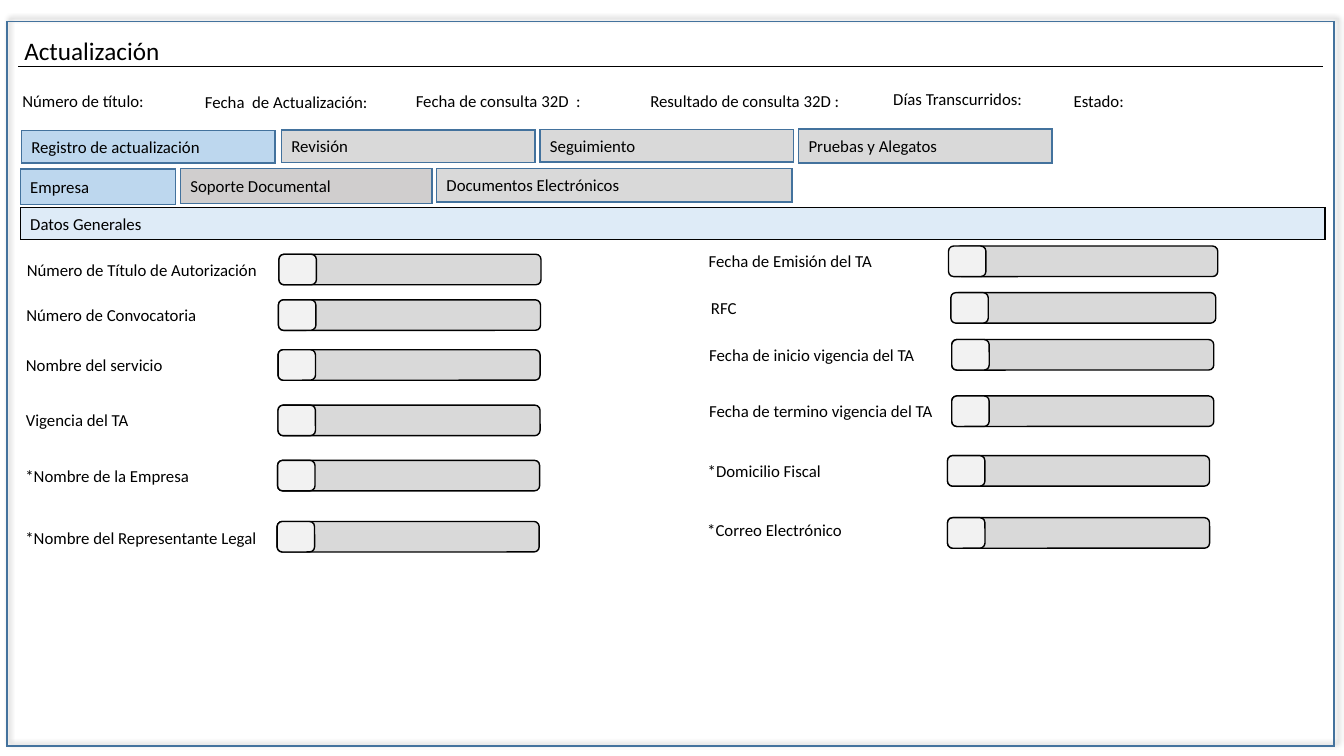
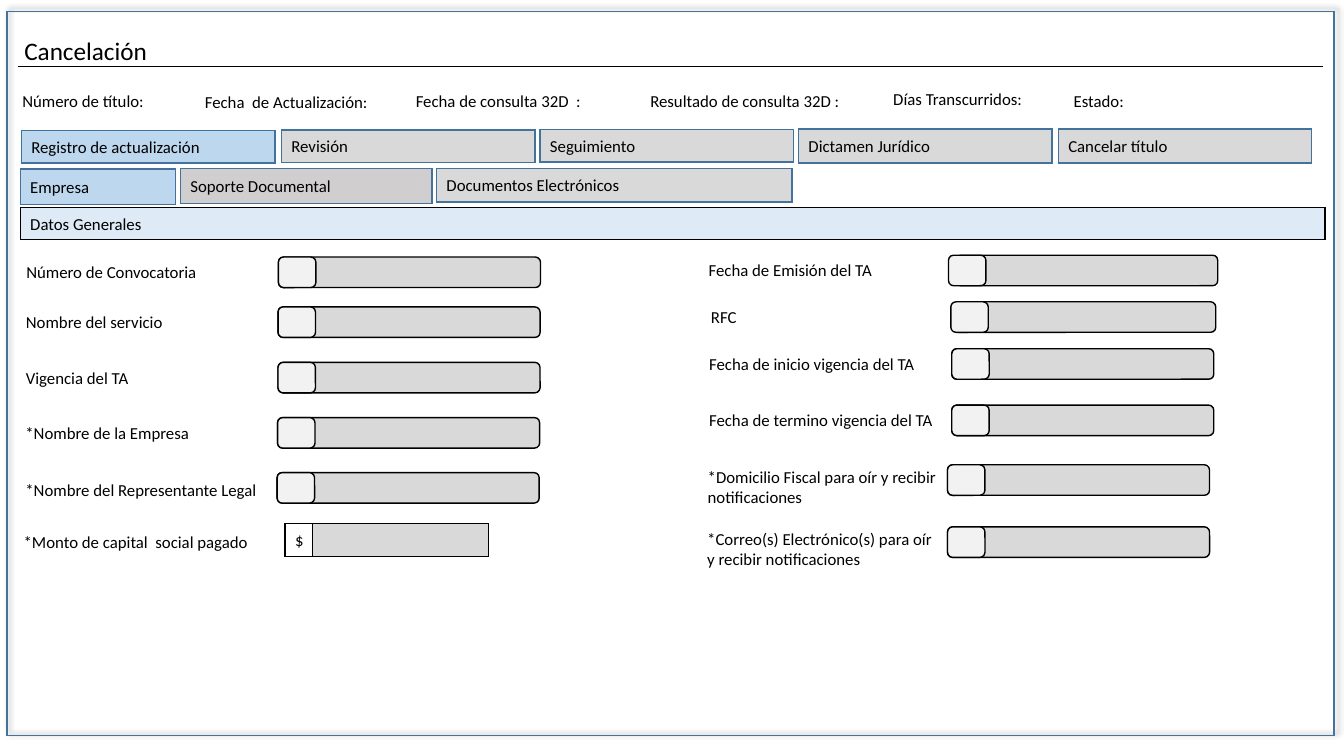
Before and after one commit to EDDIE83/Documentos, a slide deck: slide 10 of TAF 092019/Cancelación.pptx. Drawn at 1344x756 pixels with LibreOffice and Linux fonts; fonts in the diff are those of the drawing. Boxes give left, top, right and bottom in pixels: in the first picture for what was removed or moved away, otherwise in the second. Text is boxed around its words. In the diff, an @@ line names an element or a change of style, - is before the commit and + after.

```diff
--- a/TAF 092019/Cancelación.pptx
+++ b/TAF 092019/Cancelación.pptx
@@ rectangle: place and size @@
-rectangle at <box>7,21,1334,746</box>
+rectangle at <box>7,11,1334,736</box>
@@ text at <box>24,42,147,60</box>: text changed @@
-Actualización
+Cancelación
@@ text in rectangle at <box>808,140,930,152</box>: text changed @@
-Pruebas y Alegatos
+Dictamen Jurídico
@@ rectangle added at <box>1059,129,1312,163</box>, fill #D9D9D9, outline #43739E 1 pt, 12 pt, text #000000 @@
+Cancelar título
@@ text removed at <box>27,264,256,276</box> @@
-Número de Título de Autorización
@@ rounded rectangle removed at <box>279,254,541,284</box> @@
@@ rounded rectangle removed at <box>279,254,317,284</box> @@
@@ 4 rounded rectangles, 2 texts: place and size @@
-4 rounded rectangles, 2 texts at <box>26,299,540,380</box>
+4 rounded rectangles, 2 texts at <box>26,257,540,338</box>
@@ 4 rounded rectangles, 2 texts: place and size @@
-4 rounded rectangles, 2 texts at <box>25,405,540,491</box>
+4 rounded rectangles, 2 texts at <box>25,362,540,448</box>
@@ 2 rounded rectangles, 1 text: place and size @@
-2 rounded rectangles, 1 text at <box>25,521,539,552</box>
+2 rounded rectangles, 1 text at <box>25,473,539,503</box>
@@ text at <box>708,471,935,503</box>: text changed @@
-*Domicilio Fiscal
+*Domicilio Fiscal para oír y recibir notificaciones
@@ text added at <box>24,536,247,551</box>, 12 pt, text #000000 @@
+*Monto de capital social pagado
@@ rectangle added at <box>285,523,489,557</box>, fill #D9D9D9, outline #000000 1 pt @@
@@ rectangle added at <box>285,524,313,558</box>, fill #FFFFFF, outline #000000 1 pt, 12 pt, text #000000 @@
+$
@@ text at <box>707,533,932,568</box>: text changed @@
-*Correo Electrónico
+*Correo(s) Electrónico(s) para oír y recibir notificaciones
@@ 12 rounded rectangles, 4 texts: place and size @@
-12 rounded rectangles, 4 texts at <box>709,246,1218,548</box>
+12 rounded rectangles, 4 texts at <box>709,255,1218,558</box>
```
Also in this commit, not shown: 20 other slides changed, 4 other files.
